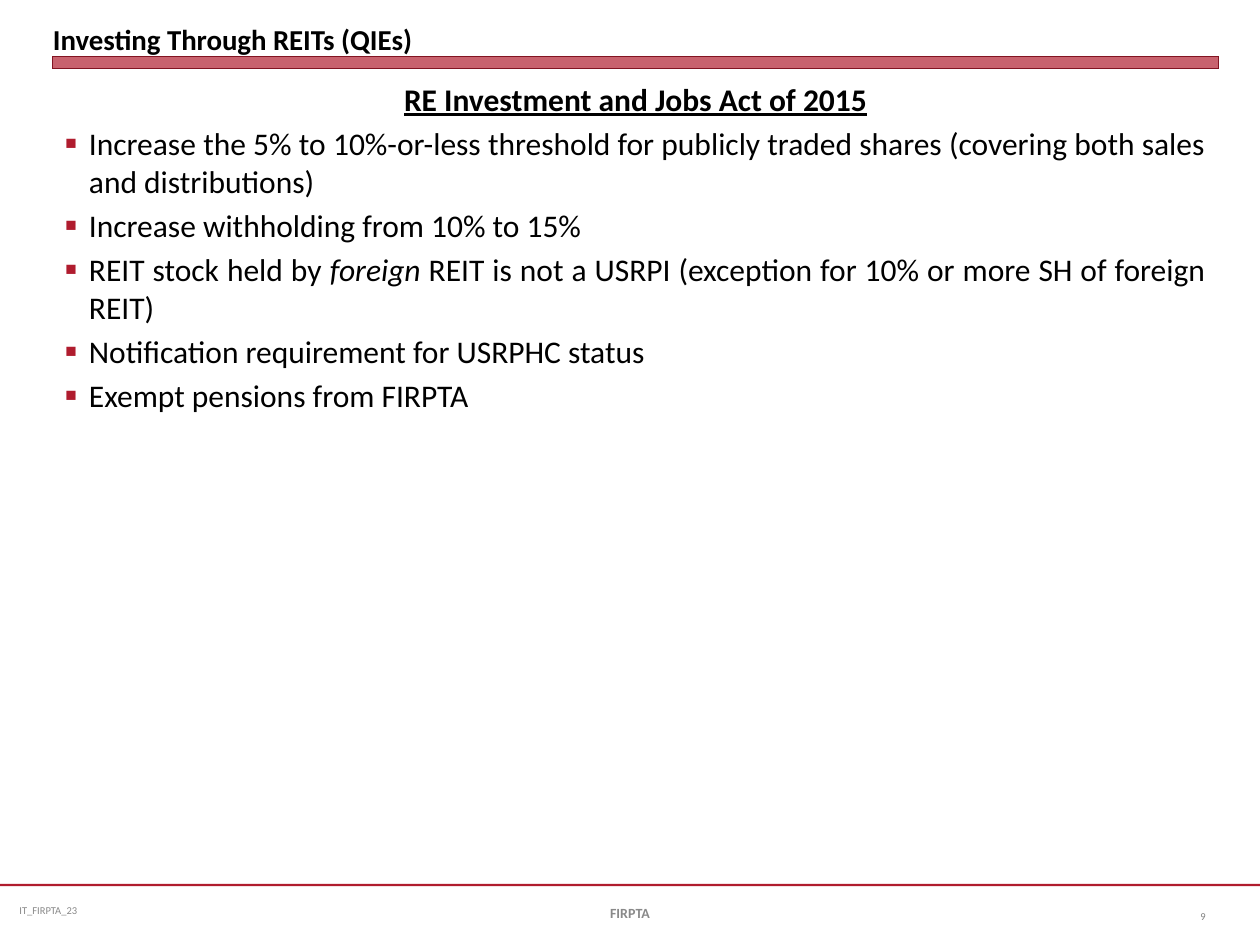
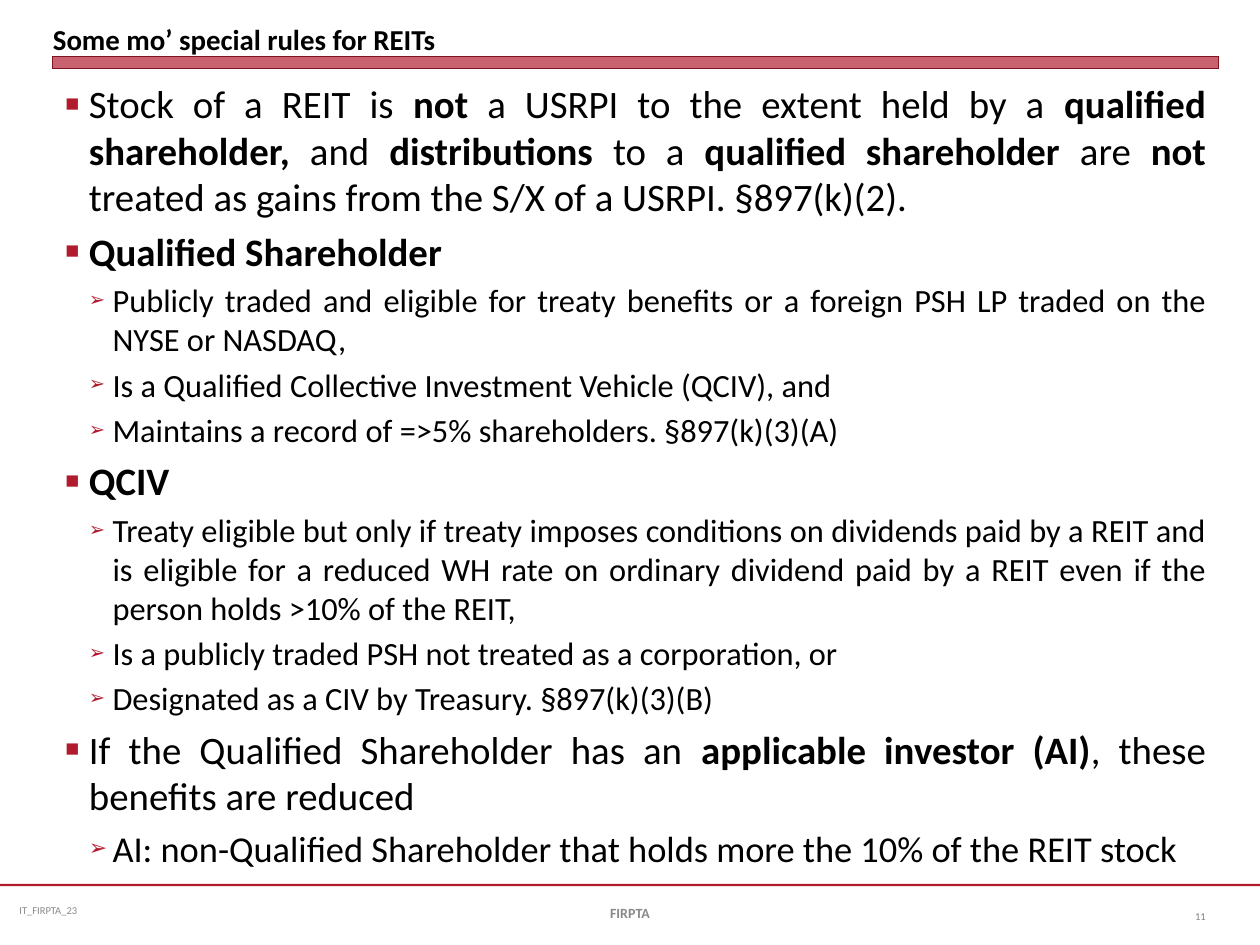
Before and after one commit to jmc877/International-Tax, a slide deck: slide 11 of slides/IT_Slides_FIRPTA_23.pptx (slide 9 before the commit). Drawn at 1260x945 pixels with LibreOffice and Linux fonts; fonts in the diff are those of the drawing. Boxes give left, top, right and bottom in pixels: in the first picture for what was removed or moved away, otherwise in the second. Text is boxed around its words. In the diff, an @@ line names an element or a change of style, - is before the commit and + after.

```diff
--- a/slides/IT_Slides_FIRPTA_23.pptx
+++ b/slides/IT_Slides_FIRPTA_23.pptx
@@ title at <box>53,29,435,57</box>: text changed @@
-Investing Through REITs (QIEs)
+Some mo’ special rules for REITs
@@ text at <box>89,90,1206,867</box>: text changed; size 18 to 18.5 pt @@
-RE Investment and Jobs Act of 2015
-■ Increase the 5% to 10%-or-less threshold for publicly traded shares (covering both sales and distributions)
-■ Increase withholding from 10% to 15%
-■ REIT stock held by foreign REIT is not a USRPI (exception for 10% or more SH of foreign REIT)
-■ Notification requirement for USRPHC status
-■ Exempt pensions from FIRPTA
+■ Stock of a REIT is not a USRPI to the extent held by a qualified shareholder, and distributions to a qualified shareholder are not treated as gains from the S/X of a USRPI. §897(k)(2).
+■ Qualified Shareholder
+  ➢ Publicly traded and eligible for treaty benefits or a foreign PSH LP traded on the NYSE or NASDAQ,
+  ➢ Is a Qualified Collective Investment Vehicle (QCIV), and
+  ➢ Maintains a record of =>5% shareholders. §897(k)(3)(A)
+■ QCIV
+  ➢ Treaty eligible but only if treaty imposes conditions on dividends paid by a REIT and is eligible for a reduced WH rate on ordinary dividend paid by a REIT even if the person holds >10% of the REIT,
+  ➢ Is a publicly traded PSH not treated as a corporation, or
+  ➢ Designated as a CIV by Treasury. §897(k)(3)(B)
+■ If the Qualified Shareholder has an applicable investor (AI), these benefits are reduced
+  ➢ AI: non-Qualified Shareholder that holds more the 10% of the REIT stock
@@ page number at <box>1195,913,1206,920</box>: text changed @@
-9
+11
```
Also in this commit, not shown: 7 other slides changed, 3 slides added, 3 other files.
